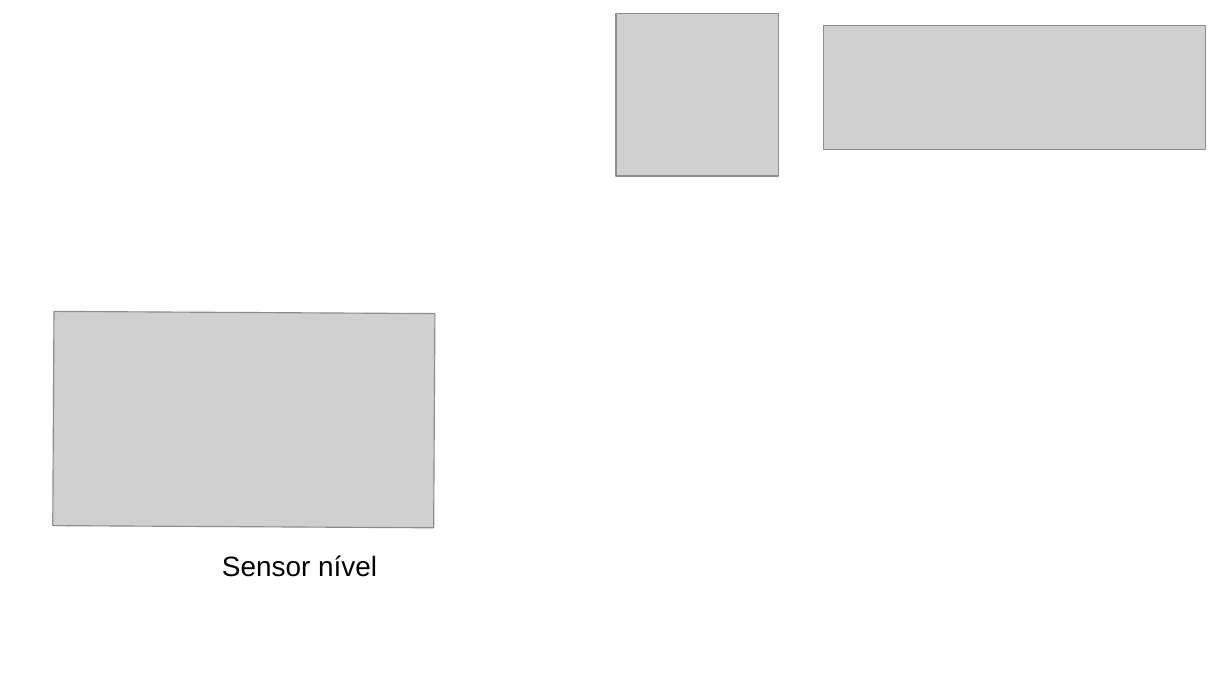
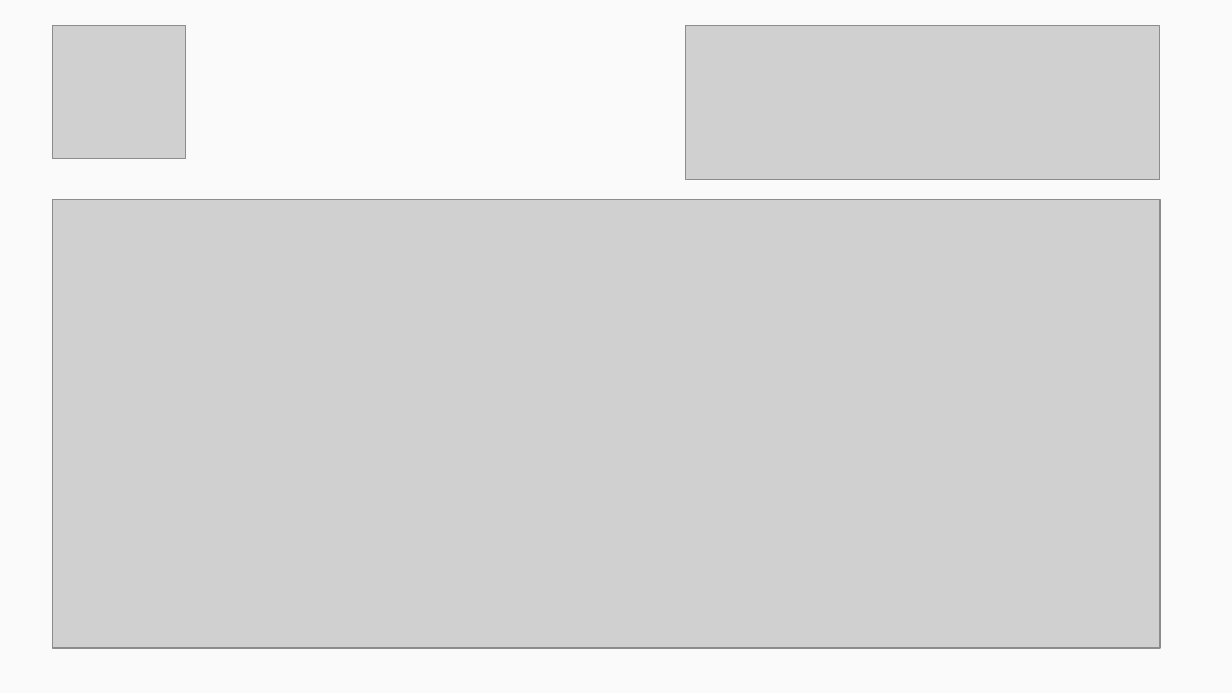
Before and after one commit to CAS-IEEE-UFJF/Meeting, a slide deck: slide 3 of seletivo_2019.1/veson0000.odp (slide 1 before the commit). Drawn at 1232x693 pixels with LibreOffice and Linux fonts; fonts in the diff are those of the drawing; grey boxes stand for pictures. Boxes give left, top, right and bottom in pixels: in the first picture for what was removed or moved away, otherwise in the second. Text is boxed around its words. In the diff, an @@ line names an element or a change of style, - is before the commit and + after.

```diff
--- a/seletivo_2019.1/veson0000.odp
+++ b/seletivo_2019.1/veson0000.odp
@@ background #FFFFFF to #D0CECE at 10% opacity @@
@@ picture: place and size @@
-picture at <box>616,13,778,176</box>
+picture at <box>53,26,186,159</box>
@@ picture: place and size @@
-picture at <box>824,26,1206,150</box>
+picture at <box>685,26,1160,180</box>
@@ picture: place and size @@
-picture at <box>53,312,435,529</box>
+picture at <box>53,200,1160,648</box>
@@ text removed at <box>222,555,377,577</box> @@
-Sensor nível
```
Also in this commit, not shown: 1 other slide changed, 1 slide added, 3 other files.
